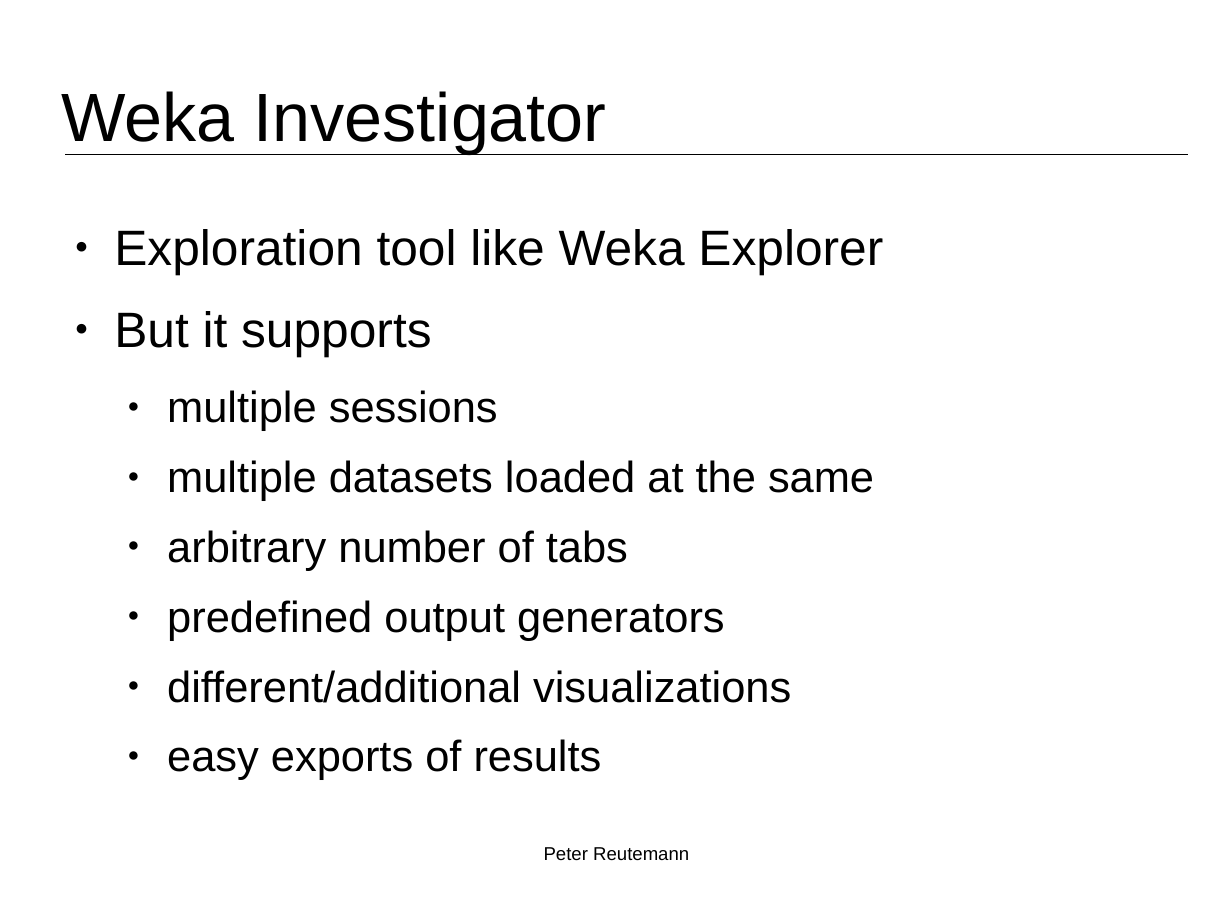
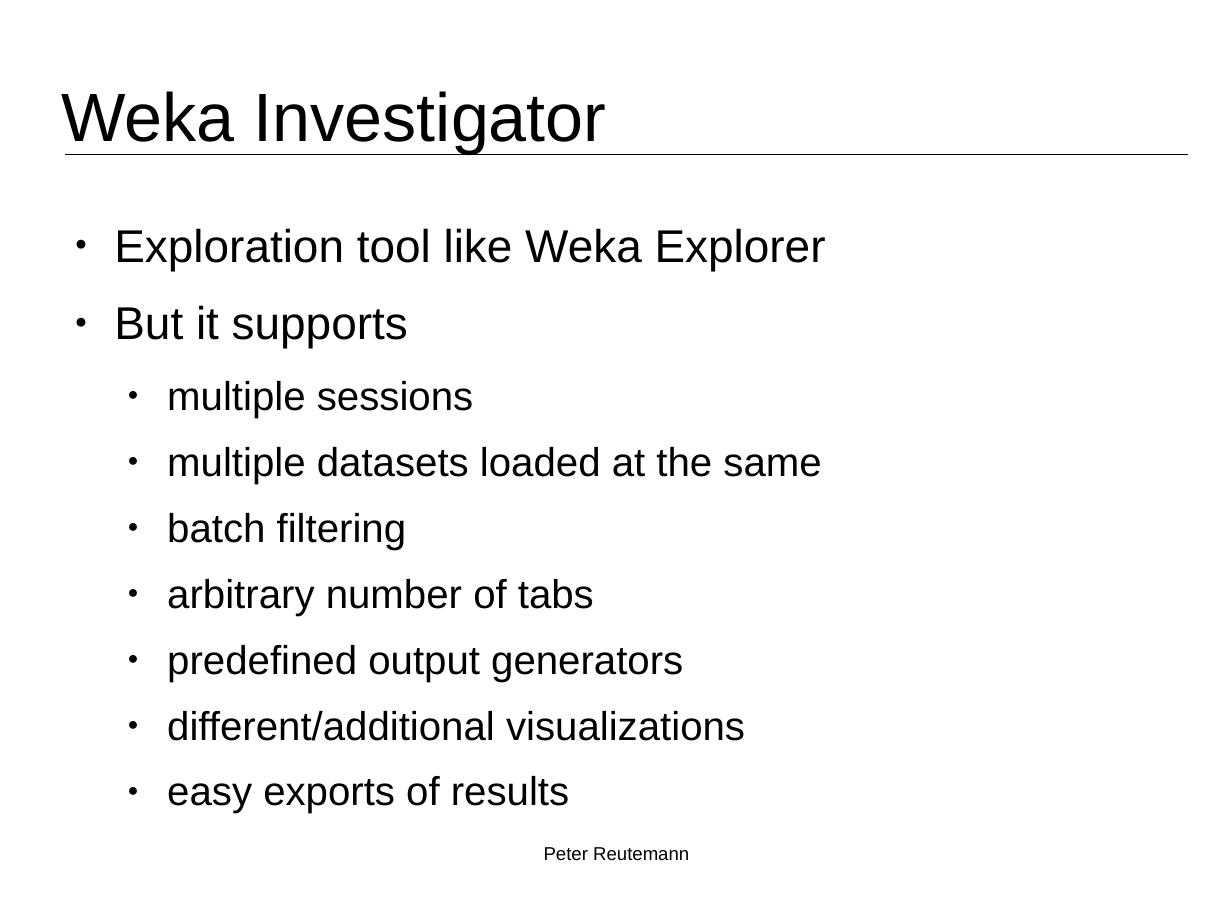
Before and after one commit to fracpete/weka-user-conference-2021, a slide deck: slide 3 of adams/adams.odp. Drawn at 1232x924 pixels with LibreOffice and Linux fonts; fonts in the diff are those of the drawing; background and template pictures are left out. Boxes give left, top, right and bottom in pixels: in the first picture for what was removed or moved away, otherwise in the second. Text is boxed around its words. In the diff, an @@ line names an element or a change of style, - is before the commit and + after.

```diff
--- a/adams/adams.odp
+++ b/adams/adams.odp
@@ text at [114,228,826,814]: size 32 to 29.6 pt in "Exploration tool like Weka Explorer", "But it supports"; size 28 to 25.9 pt in "multiple sessions", "multiple datasets loaded at the same", "arbitrary number of tabs", "predefined output generators" and 2 more places @@
@@ text at [167,513,407,550]: paragraph added @@
+  ● batch filtering
```
Also in this commit, not shown: 2 other slides changed, 4 slides added, 1 other file.
